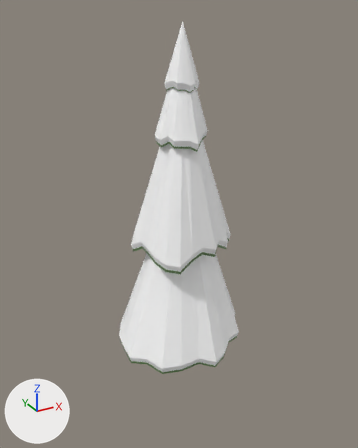
The Blender file assets/models/trees/tree_snow2.blend as it was, and as the next commit left it.
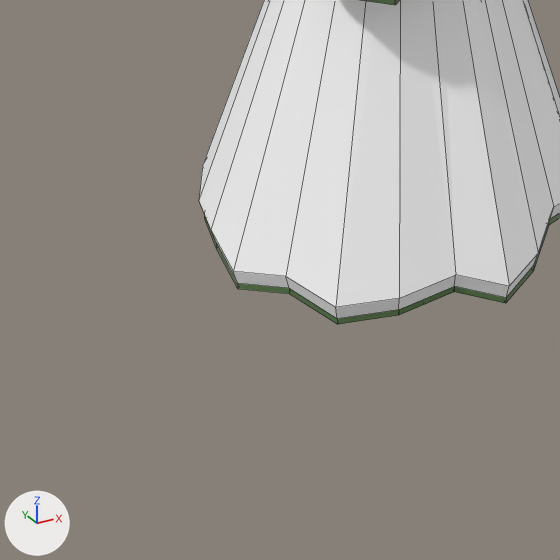
There are two pictures of each version: one whole from a 50 mm lens placed at (-2.57, -4.6, 4.21), pointed at (0.02, 0.12, 1.85), one close up on the part from 16% to 65% of the width and 61% to 100% of the height. Arrows for +X, +Y and +Z are at lower left; the lights stay in place. The last two pictures show the newer version. The close-ups show mesh edges as thin lines.

The scene before the commit, as lines of its bpy script (objects in view):
```python
me_cylinder = bpy.data.meshes.new('Cylinder')
me_cylinder.from_pydata(...)  # 534 vertices, 532 faces; spans x -0.82..0.7, y -0.82..0.82, z -0.03..4.08
# faces by material slot: [292, 48, 192]
me_cylinder.materials.append(mat_material_001)  # dark green #5c7b4c
me_cylinder.materials.append(mat_material_002)  # brown #412c23
me_cylinder.materials.append(mat_snowmat)  # white #ffffff
ob_cylinder = bpy.data.objects.new('Cylinder', me_cylinder)
ob_cylinder.location = (0.0, 0.0, 0.0)
```
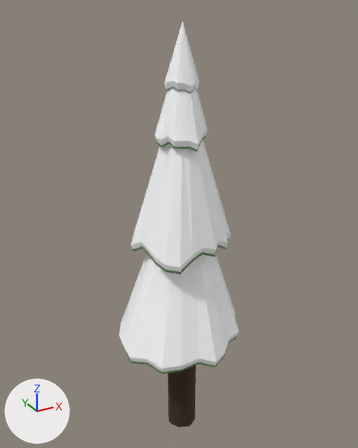
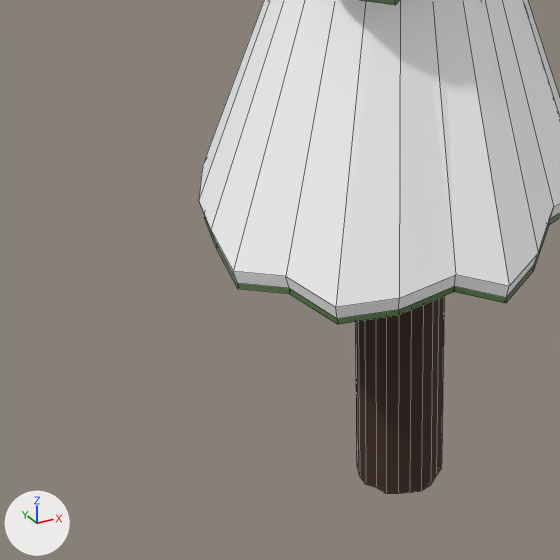
Changed parts and their boxes [x1, y1, x2, y2] in the close-ups (560 x 560 px; the box of a moved part takes in the faces that stretch with it):
'Cylinder', reshaped
    before: [199, 0, 560, 324]
    after: [199, 0, 560, 494]
part 1 of me_cylinder, moved or reshaped (not visible before)
    after: [355, 296, 444, 494]

Edits to the bpy script that builds the scene:
```text
Change me_cylinder:
    used by ob_cylinder; location = (0.0, 0.0, 0.0)
    remove me_cylinder.from_pydata(...)  # 534 vertices, 532 faces; spans x -0.82..0.7, y -0.82..0.82, z -0.03..4.08
    add me_cylinder.from_pydata(...)  # 534 vertices, 532 faces; spans x -0.82..0.7, y -0.82..0.82, z -1.03..4.08
    me_cylinder part 1: 25 of the vertices in x -0.19..0.19, y -0.2..0.19, z -0.03..-0.02 are moved by (0.0, 0.0, -1.0)
```
